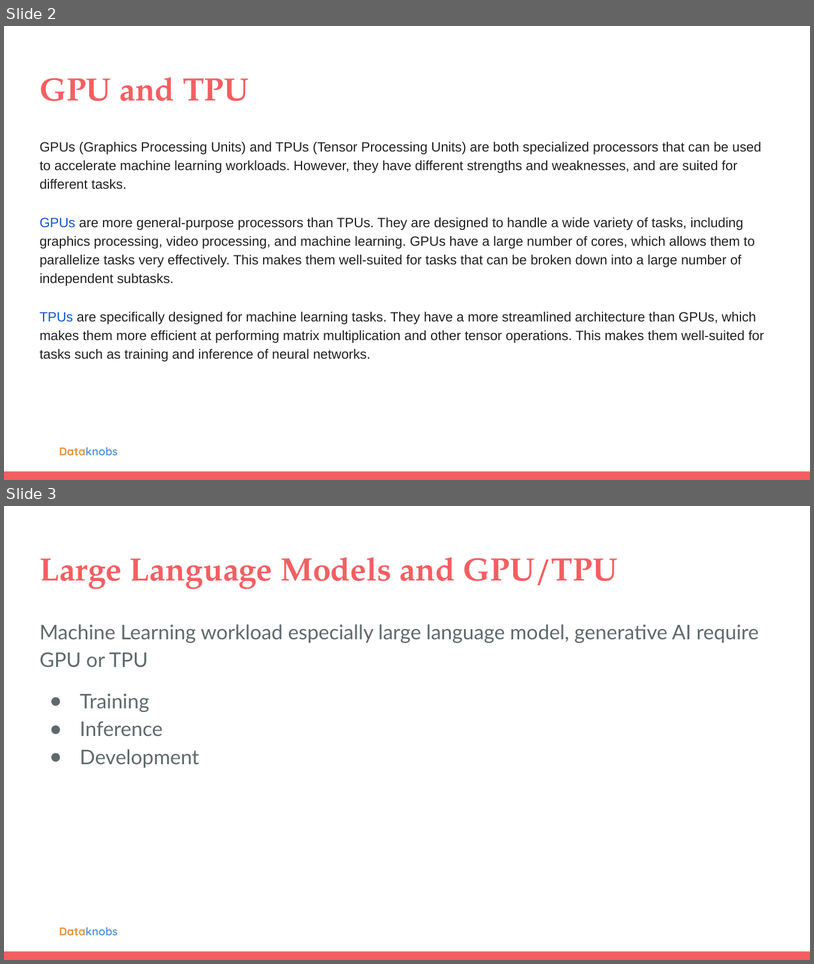
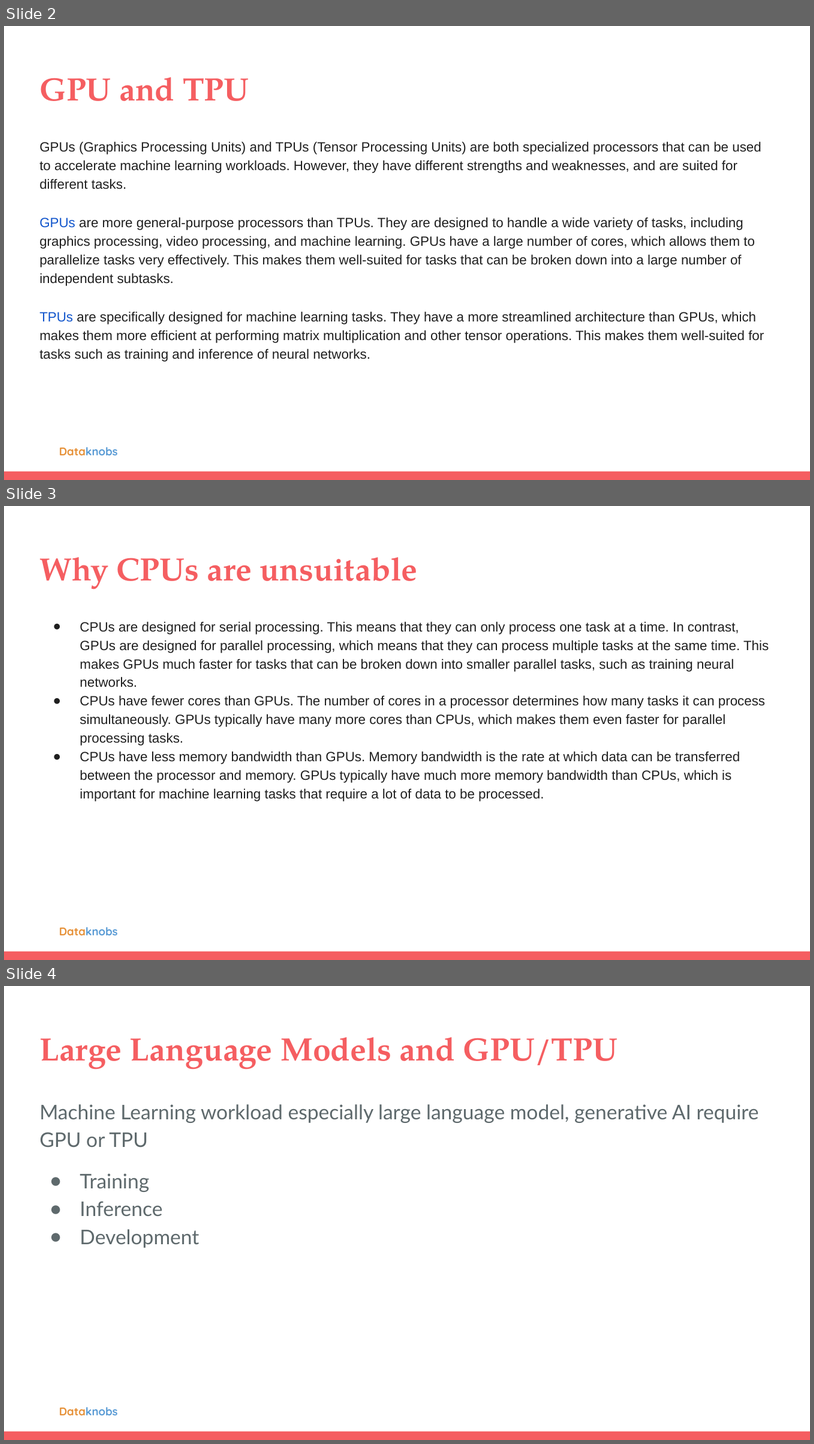
Before and after one commit to kreatewebsite/topkreate_kreatewebsite, a slide deck: input/content/gpu-vs-tpu-llms.pptx. Shown one above the other, each under a label of ours: slides 2 and 3 before the commit, slides 2, 3 and 4 after it. The pictures are 814x964 and 814x1444 pixels, drawn with LibreOffice and Linux fonts; fonts in the diff are those of the drawing; background and template pictures are left out. Boxes give left, top, right and bottom in pixels: in the first picture for what was removed or moved away, otherwise in the second. Text is boxed around its words. In the diff, an @@ line names an element or a change of style, - is before the commit and + after.

```diff
--- a/input/content/gpu-vs-tpu-llms.pptx
+++ b/input/content/gpu-vs-tpu-llms.pptx
@@ slide 3 added at (x1=4, y1=506, x2=810, y2=960), background #FFFFFF; not listed: 2 template elements that a slide beside it also shows @@
@@ title added at (x1=39, y1=557, x2=418, y2=589), 28.8 pt, text #F55E61, bold @@
+Why CPUs are unsuitable
@@ text added at (x1=80, y1=621, x2=769, y2=801), 12 pt, text #1F1F1F @@
+● CPUs are designed for serial processing. This means that they can only process one task at a time. In contrast, GPUs are designed for parallel processing, which means that they can process multiple tasks at the same time. This makes GPUs much faster for tasks that can be broken down into smaller parallel tasks, such as training neural networks.
+● CPUs have fewer cores than GPUs. The number of cores in a processor determines how many tasks it can process simultaneously. GPUs typically have many more cores than CPUs, which makes them even faster for parallel processing tasks.
+● CPUs have less memory bandwidth than GPUs. Memory bandwidth is the rate at which data can be transferred between the processor and memory. GPUs typically have much more memory bandwidth than CPUs, which is important for machine learning tasks that require a lot of data to be processed.
@@ what was slide 3 is now slide 4 @@
```
Also in this commit, not shown: 1 slide changed, 11 other slides added, 1 slide removed, 4 other files.
